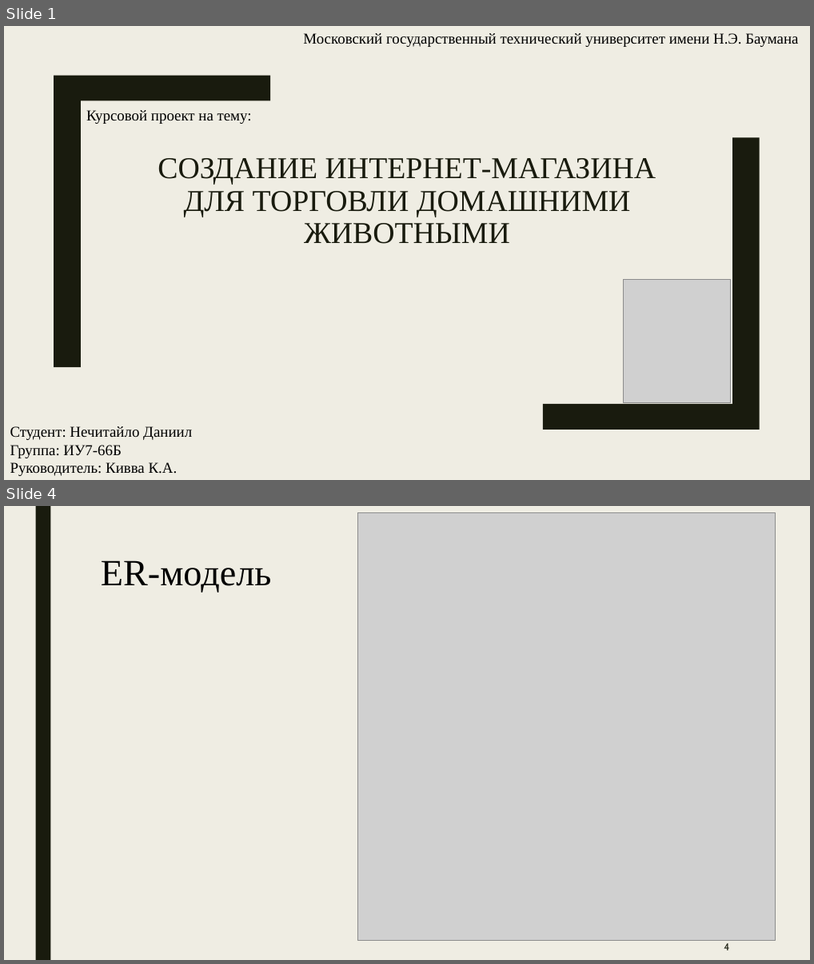
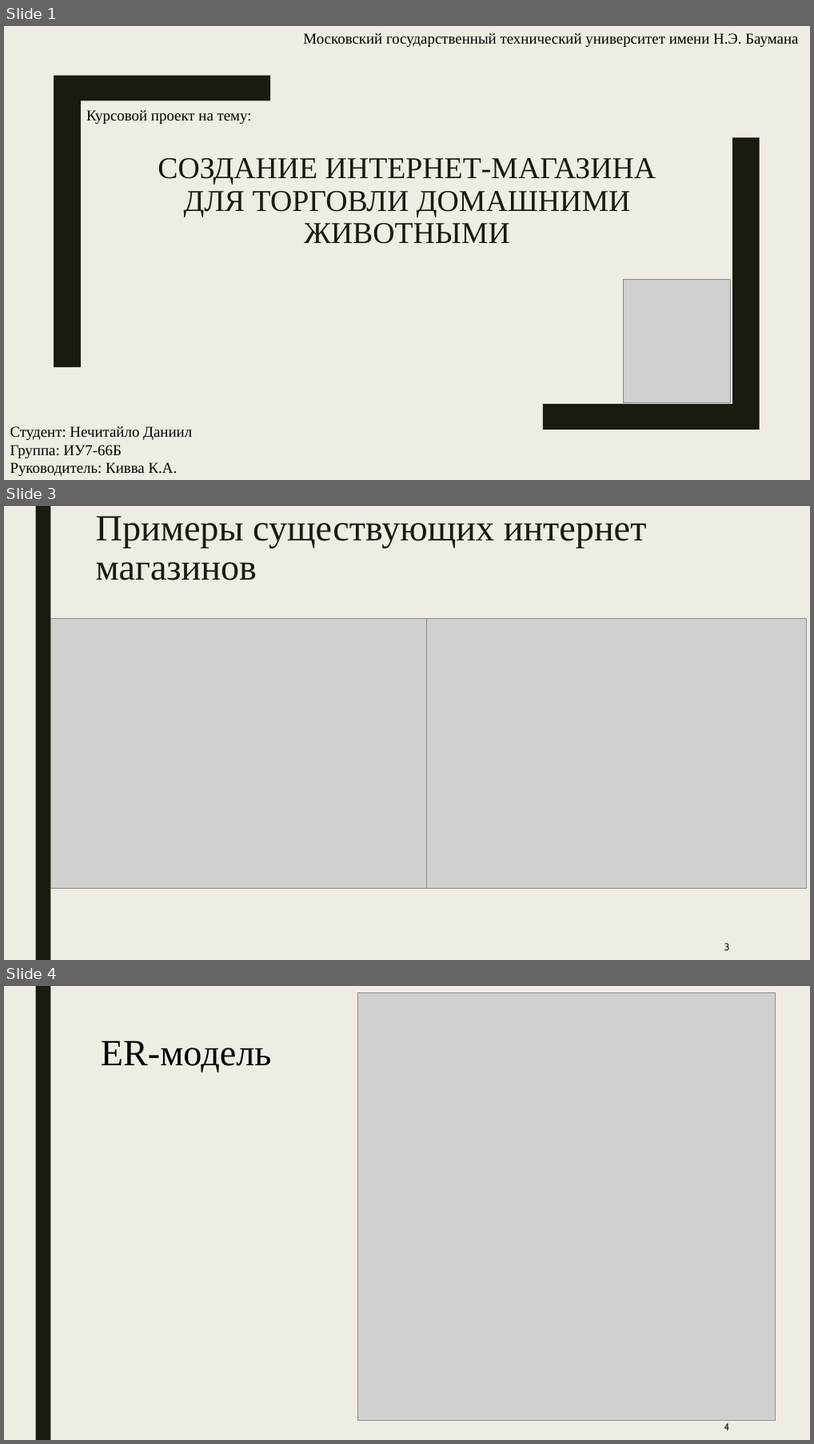
Before and after one commit to Danon12n/Danon12n, a slide deck: Kursach_DB/otchet LaTeX/финалочка/Prezentacia_Nechitaylo_IU7-66B (1).pptx. Shown one above the other, each under a label of ours: slides 1 and 4 before the commit, slides 1, 3 and 4 after it; the slides between them are not shown. The pictures are 814x964 and 814x1444 pixels, drawn with LibreOffice and Linux fonts; fonts in the diff are those of the drawing; grey boxes stand for pictures. Boxes give left, top, right and bottom in pixels: in the first picture for what was removed or moved away, otherwise in the second. Text is boxed around its words. In the diff, an @@ line names an element or a change of style, - is before the commit and + after.

```diff
--- a/Kursach_DB/otchet LaTeX/финалочка/Prezentacia_Nechitaylo_IU7-66B (1).pptx
+++ b/Kursach_DB/otchet LaTeX/финалочка/Prezentacia_Nechitaylo_IU7-66B (1).pptx
@@ slide 3 added at (4,506,810,960), background #EFEDE3; not listed: 1 template element that a slide beside it also shows @@
@@ title added at (96,516,647,580), 44 pt, text #191B0E @@
+Примеры существующих интернет магазинов
@@ picture added at (50,619,427,888) @@
@@ picture added at (427,619,807,888) @@
@@ page number added at (725,943,730,950), 12 pt, text #191B0E @@
+3
```
Also in this commit, not shown: 1 slide changed, 1 slide removed, 7 other files.
